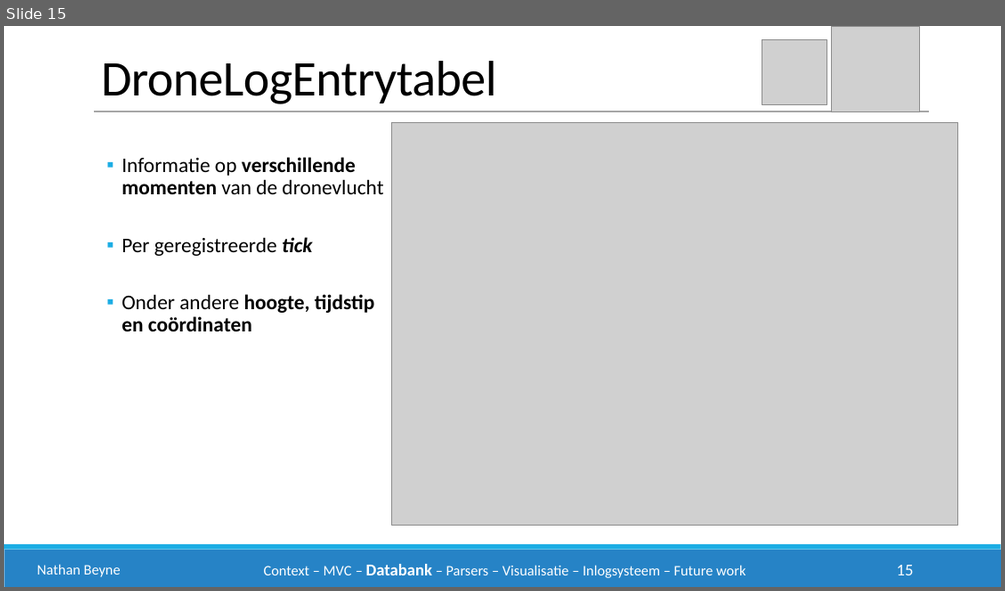
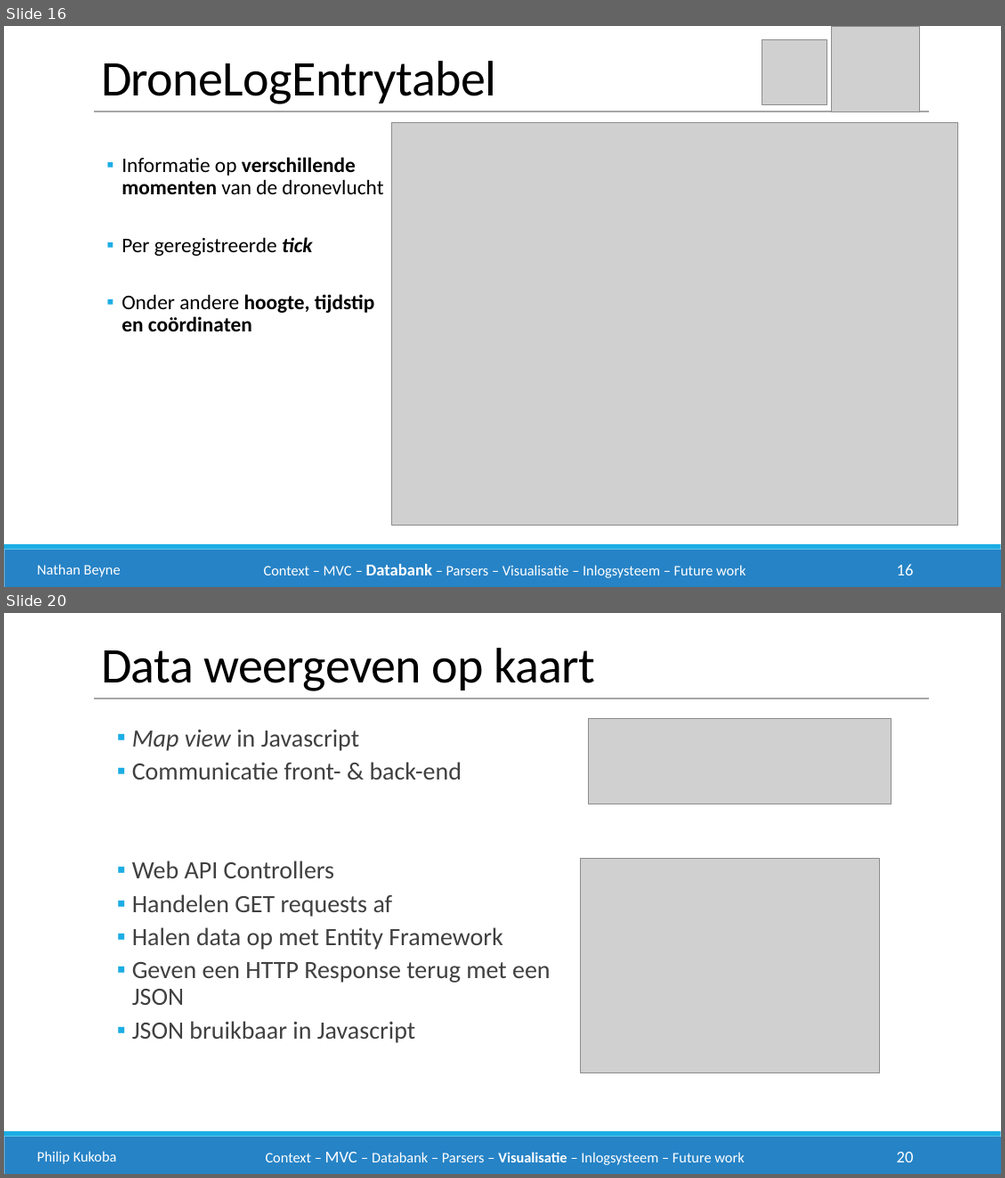
Before and after one commit to philipkukoba/Bachelors-Dissertation-DroneWebApp, a slide deck: documenten/eindpresentatie/drone1.pptx. Shown one above the other, each under a label of ours: slide 15 before the commit, slides 16 and 20 after it; the slides between them are not shown. The pictures are 1005x591 and 1005x1178 pixels, drawn with LibreOffice and Linux fonts; fonts in the diff are those of the drawing; grey boxes stand for pictures. Boxes give left, top, right and bottom in pixels: in the first picture for what was removed or moved away, otherwise in the second. Text is boxed around its words. In the diff, an @@ line names an element or a change of style, - is before the commit and + after.

```diff
--- a/documenten/eindpresentatie/drone1.pptx
+++ b/documenten/eindpresentatie/drone1.pptx
@@ slide 20 added at box(4, 613, 1001, 1174), background #FFFFFF; not listed: 2 template elements that a slide beside it also shows @@
@@ text added at box(101, 648, 595, 691), 48 pt, text #000000 @@
+Data weergeven op kaart
@@ line added from (94, 698) to (929, 698), #A6A6A6 1 pt @@
@@ picture added at box(588, 718, 890, 804) @@
@@ text added at box(132, 730, 550, 1043), 24 pt, text #404040 @@
+  ▪ Map view in Javascript
+  ▪ Communicatie front- & back-end
+  ▪ Web API Controllers
+  ▪ Handelen GET requests af
+  ▪ Halen data op met Entity Framework
+  ▪ Geven een HTTP Response terug met een JSON
+  ▪ JSON bruikbaar in Javascript
@@ picture added at box(581, 858, 880, 1072) @@
@@ text added at box(37, 1151, 117, 1164), 14 pt, text #FFFFFF @@
+Philip Kukoba
@@ text added at box(266, 1151, 744, 1165), 14 pt, text #FFFFFF @@
+Context – MVC – Databank – Parsers – Visualisatie – Inlogsysteem – Future work
@@ page number added at box(897, 1151, 914, 1162), 16 pt, text #FFFFFF @@
+20
@@ what was slide 15 is now slide 16 @@
@@ page number at box(897, 564, 914, 575): text changed @@
-15
+16
```
Also in this commit, not shown: 1 slide changed, 6 other slides added.
